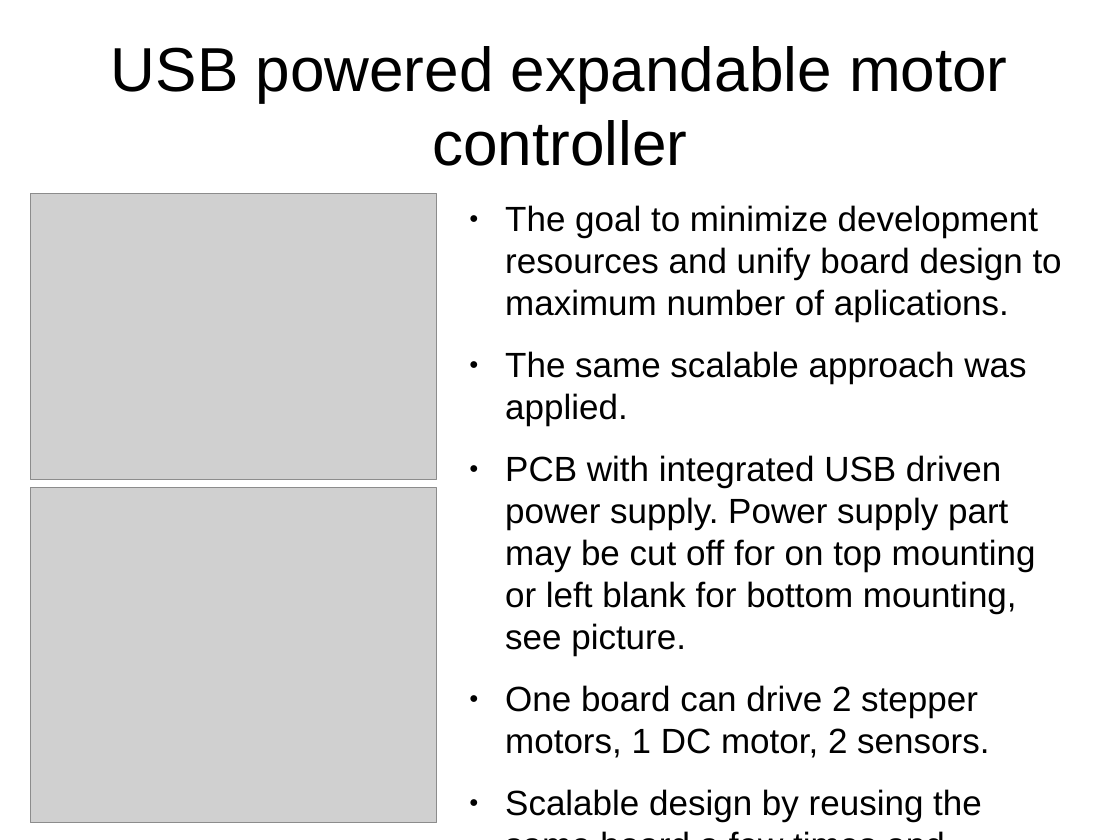
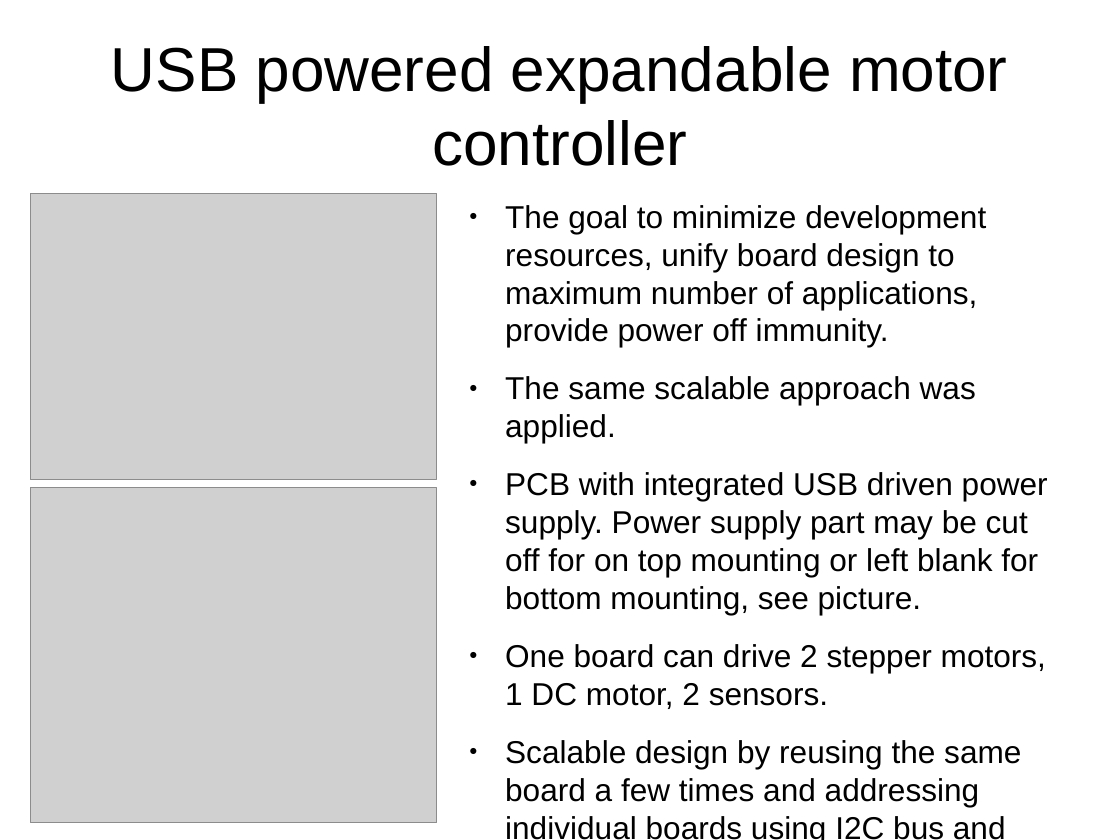
Before and after one commit to z80/mapper, a slide deck: slide 8 of docs/pres/pres.odp. Drawn at 1120x840 pixels with LibreOffice and Linux fonts; fonts in the diff are those of the drawing; grey boxes stand for pictures. Boxes give left, top, right and bottom in pixels: in the first picture for what was removed or moved away, otherwise in the second. Text is boxed around its words. In the diff, an @@ line names an element or a change of style, - is before the commit and + after.

```diff
--- a/docs/pres/pres.odp
+++ b/docs/pres/pres.odp
@@ text at (505, 205, 986, 347): text changed; size 24.8 to 22.4 pt @@
-● The goal to minimize development resources and unify board design to maximum number of aplications.
+● The goal to minimize development resources, unify board design to maximum number of applications, provide power off immunity.
@@ text at (505, 376, 1048, 840): size 24.8 to 22.4 pt in "The same scalable approach was applied.", "PCB with integrated USB driven power supply. ...", "One board can drive 2 stepper motors, ...", "Scalable design by reusing the same board ..." @@
```
Also in this commit, not shown: 1 slide added, 2 other files.
